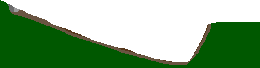
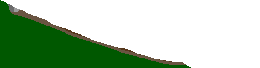
Layer changes from the first 260 x 68 image to the second:
painted on "Pasted Layer" over [183, 22, 260, 68]
